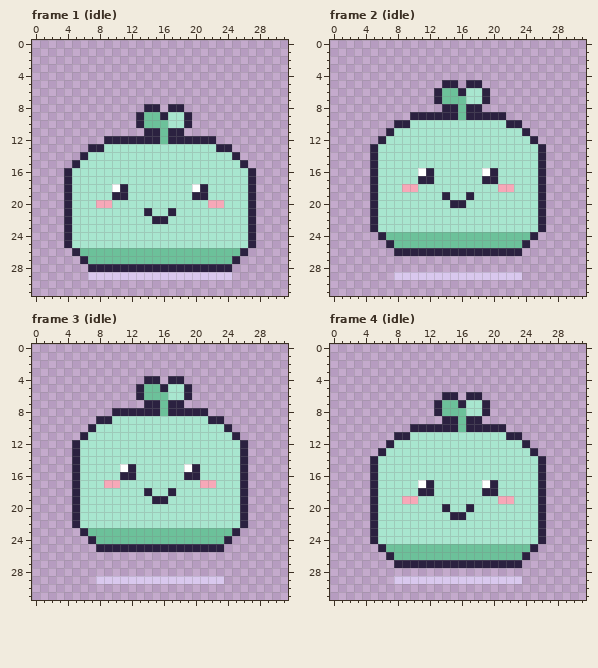
Pixel-art file, stored at art/characters/nature/sprig.aseprite. Above, as it was before the edit.
32x32 pixels, 28 frames. Shown: frame 1 (idle), frame 2 (idle), frame 3 (idle), frame 4 (idle). The commit also changed other frames, which this record leaves out.
Once edited:
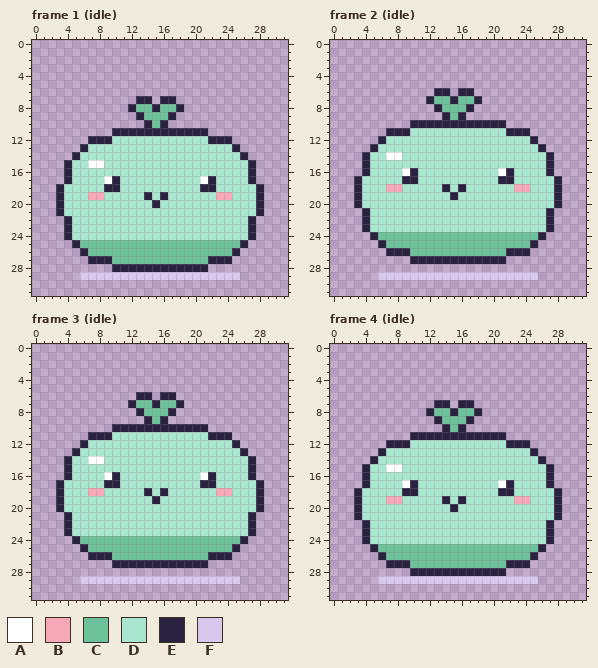
Palette (. is transparent): A #ffffff  B #f7a8b8  C #6cc19a  D #a8e6cf  E #2b2140  F #d9c8ee
Edits made:
Changed rows in their new state; - is an unchanged pixel.
Frame 1 (idle), layer "pet":
first column x 3:
 7 ----------EE-EE-----------
 8 ---------ECC-CC-----------
 9 -------------CE..---------
10 ----------.E-E...---------
11 -------EEEE--E--EEE-------
12 ----EE-DDDDDDDDDDDD-EE----
13 ---EDD--------------DDE---
14 --ED------------------DE--
15 -ED-AA-----------------DE-
17 ------AE----------AE------
18 ED----EED--------D-E----DE
19 ED--BB-DD--E-E---DD-BB--DE
20 ED---DD-----E------DD---DE
21 ED---------D--D---------DE
22 ------------DD------------
25 -.ECCCCCCCCCCCCCCCCCCCCE.-
26 --.E------------------E.--
27 ---.EEE------------EEE.---
28 ----...------------...----
29 ---F------------------F---
Frame 2 (idle), layer "pet":
first column x 3:
 5 -----------..-..----------
 6 -----------E.-E..---------
 7 ---------EC-E-CE.---------
 8 ----------ECC--.----------
 9 -------....-CE.....-------
10 -----..EEEEEEEEEEEE..-----
11 -----EE------------EE-----
14 -ED-AA-----------------DE-
15 -ED--------------------DE-
16 -ED---AEDD------DDAE---DE-
17 EDD---EEDD------DDEE---DDE
18 EDD-BBDD---E-E----DDBB-DDE
19 EDD--------DE-D--------DDE
20 EDD---------DD---------DDE
21 -ED--------------------DE-
22 -ED--------------------DE-
23 -ED--------------------DE-
24 --EC------------------CE--
25 ---EC----------------CE---
26 ----E--CCCCCCCCCCCC--E----
27 -------EEEEEEEEEEEE-------
29 ---FF----------------FF---
Frame 3 (idle), layer "pet":
first column x 3:
 4 -----------..-..----------
 5 ----------.......---------
 6 -----------E.EE..---------
 7 ---------ECC--C-----------
 8 -------...-CC--....-------
 9 -----......ECE.......-----
10 ----...EEEEEEEEEEEE...----
11 ---.EEE------------EEE.---
12 --.E------------------E.--
14 -ED-AA-----------------DE-
15 -ED-----DD------DD-----DE-
16 -ED---AEDD------DDAE---DE-
17 EDD---EE----------EE---DDE
18 EDD-BB-------ED-----BB-DDE
19 EDD----------D---------DDE
20 EDD--------------------DDE
21 -ED--------------------DE-
22 -ED--------------------DE-
23 -EDDDDDDDDDDDDDDDDDDDDDDE-
24 --ECC----------------CCE--
25 ---ECCCCCCCCCCCCCCCCCCE---
26 ----EEECCCCCCCCCCCCEEE----
27 -------EEEEEEEEEEEE-------
29 ---FF----------------FF---
Frame 4 (idle), layer "pet":
first column x 3:
 6 -----------..-..----------
 7 -----------E.-E..---------
 8 ---------EC-E-CE.---------
 9 ----------ECC--.----------
10 -------....-CE.....-------
11 -----..EEEEEEEEEEEE..-----
12 -----EE------------EE-----
15 -ED-AA-----------------DE-
16 -ED--------------------DE-
17 -ED---AEDD------DDAE---DE-
18 EDD---EEDD------DDEE---DDE
19 EDD-BBDD---E-E----DDBB-DDE
20 EDD--------DE-D--------DDE
21 EDD---------DD---------DDE
22 -ED--------------------DE-
23 -ED--------------------DE-
24 -ED--------------------DE-
25 --EC------------------CE--
26 ---EC----------------CE---
27 ----E--CCCCCCCCCCCC--E----
28 -------EEEEEEEEEEEE-------
29 ---FF----------------FF---
Boxes around the changes in both pictures, in picture pixels (x1, y1, x2, y2):
changed: (56, 96, 264, 280)
changed: (354, 80, 562, 280)
changed: (56, 376, 264, 584)
changed: (354, 392, 562, 584)
